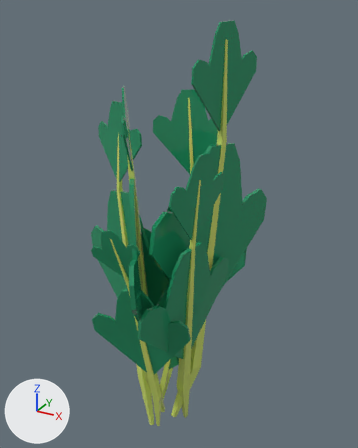
One commit to the FBX model Assets/Art/Models/Vegetables/Carrot/Planted/Carrot_4.fbx: the scene before it, then after it.
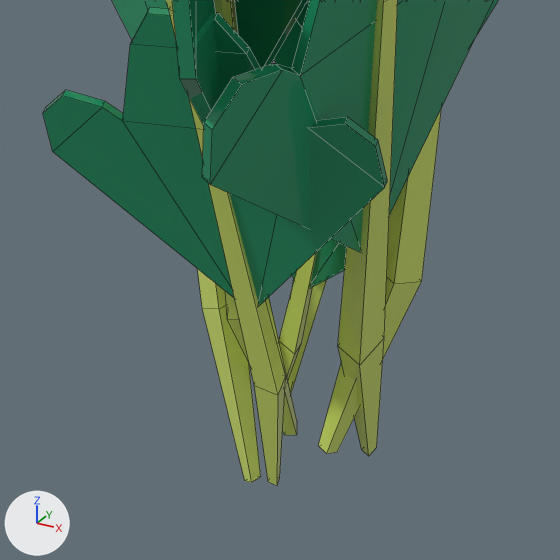
There are two pictures of each version: one whole from a 50 mm camera at (0.1654, -0.2705, 0.3062) aimed at (0.005, 0.021, 0.1605), one close up on the part from 22% to 67% of the width and 64% to 100% of the height. Every picture has the same lights, and +X, +Y and +Z are marked at lower left. The close-ups show mesh edges as thin lines. Where no turn or scale is listed for an object, it has been applied to the vertices.

In view in the first close-up: '4_Carrot'.
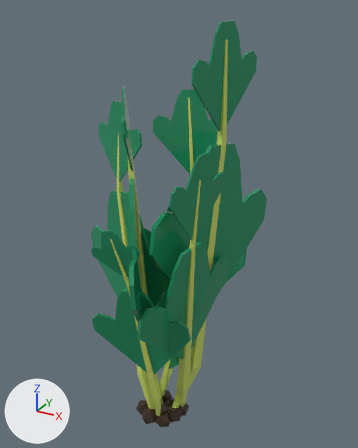
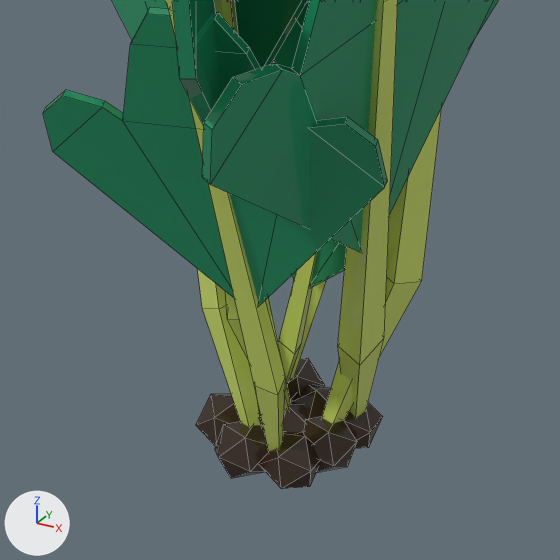
The newer file is also rescaled (x2.0) as a whole; pictures and numbers use the older file's frame.

Patch to the scene script:
```diff
--- a/Assets/Art/Models/Vegetables/Carrot/Planted/Carrot_4.fbx.py
+++ b/Assets/Art/Models/Vegetables/Carrot/Planted/Carrot_4.fbx.py
@@ me_plane_032 @@
 # used by ob_4_carrot; location = (0.0, 0.0, 0.0)
-me_plane_032.from_pydata(...)  # 560 vertices, 505 faces; spans x -0.077..0.053, y -0.069..0.075, z -0.013..0.298
+me_plane_032.from_pydata(...)  # 668 vertices, 685 faces; spans x -0.077..0.053, y -0.069..0.075, z -0.008..0.298
+# me_plane_032 part 1: a new loose piece, an icosphere of 20 faces spanning x -0.02..-0.007, y -0.012..0.003, z -0.008..0.005, in mat_base_color (picture img_paleta_png)
+# me_plane_032 part 2: a new loose piece, an icosphere of 20 faces spanning x -0.012..0.002, y 0.006..0.02, z -0.008..0.005, in mat_base_color (picture img_paleta_png)
+# me_plane_032 part 3: a new loose piece, an icosphere of 20 faces spanning x 0.006..0.019, y 0.002..0.017, z -0.008..0.005, in mat_base_color (picture img_paleta_png)
+# me_plane_032 part 4: a new loose piece, an icosphere of 20 faces spanning x -0.003..0.011, y 0.002..0.015, z -0.008..0.005, in mat_base_color (picture img_paleta_png)
+# me_plane_032 part 5: a new loose piece, an icosphere of 20 faces spanning x 0.004..0.018, y -0.006..0.008, z -0.008..0.005, in mat_base_color (picture img_paleta_png)
+# me_plane_032 part 6: a new loose piece, an icosphere of 20 faces spanning x -0.007..0.007, y -0.006..0.008, z -0.008..0.005, in mat_base_color (picture img_paleta_png)
+# me_plane_032 part 7: a new loose piece, an icosphere of 20 faces spanning x -0.012..0.002, y -0.017..-0.003, z -0.008..0.005, in mat_base_color (picture img_paleta_png)
+# me_plane_032 part 8
+# 2 faces are deleted
+# 26 vertices move from x -0.011..0.017, y -0.011..0.015, z -0.013..-0.005 to x -0.009..0.014, y -0.01..0.013, z -0.008..-0.006
+# 12 vertices are added at x -0.001..0.013, y -0.015..0.0, z -0.007..0.005
+# 22 new faces join them
 me_plane_032.materials.append(mat_base_color)
```

Boxes (x1, y1, x2, y2) around the edits, measured in the close-ups (560 x 560 px):
'4_Carrot', reshaped
    before: (43, 0, 498, 485)
    after: (43, 0, 498, 489)
part 1 of me_plane_032, added (brown)
    after: (196, 393, 240, 446)
part 2 of me_plane_032, added (black)
    after: (287, 358, 325, 400)
part 3 of me_plane_032, added
    after: (342, 403, 383, 448)
part 4 of me_plane_032, added
    after: (291, 384, 331, 419)
part 5 of me_plane_032, added
    after: (303, 416, 357, 473)
part 6 of me_plane_032, added
    after: (260, 400, 308, 432)
part 7 of me_plane_032, added (brown)
    after: (215, 421, 268, 478)
part 8 of me_plane_032, built on
    before: (202, 278, 422, 485)
    after: (202, 278, 422, 489)
